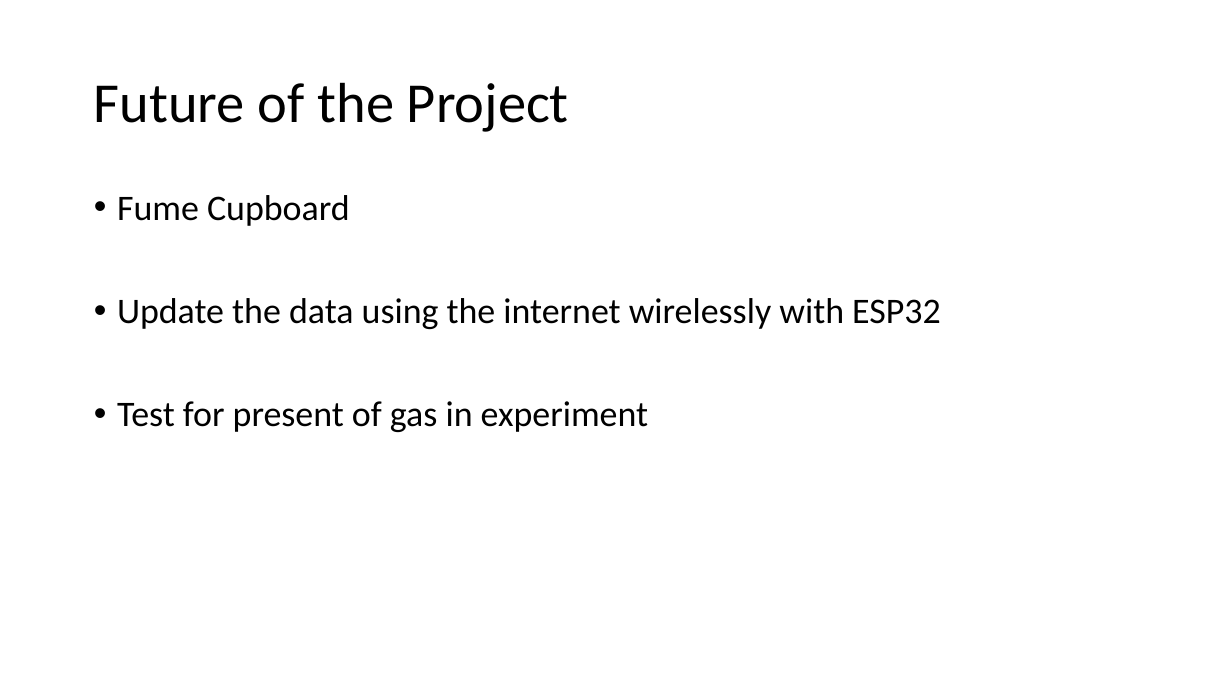
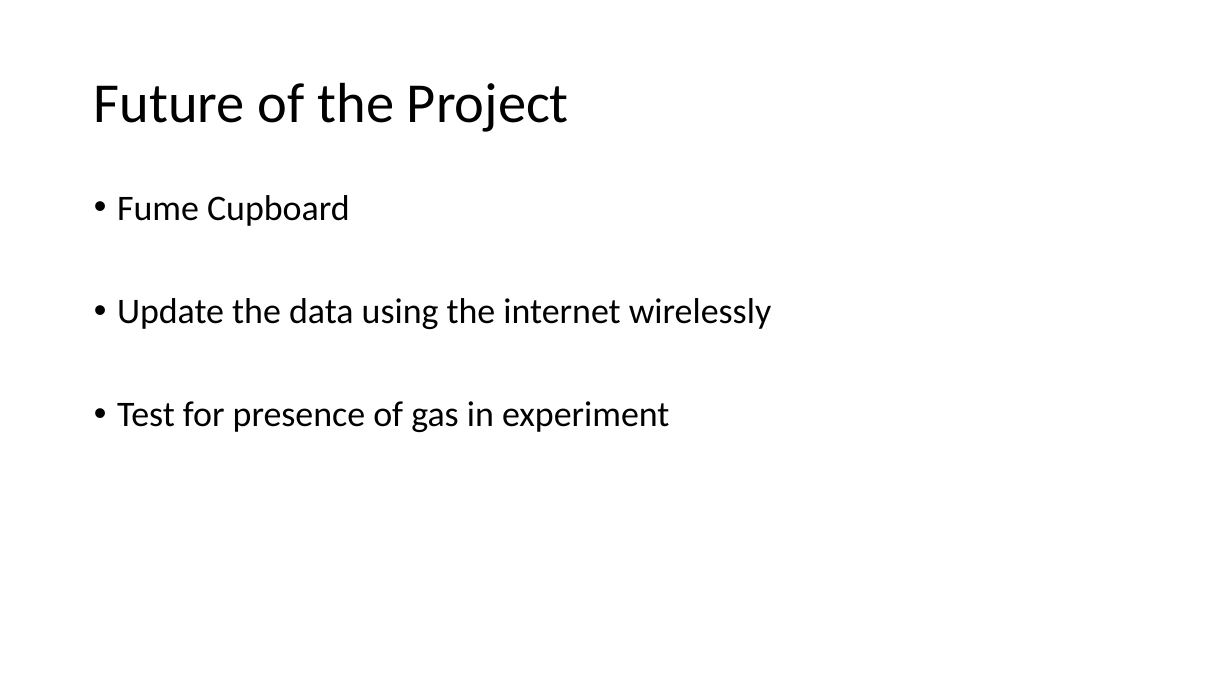
Before and after one commit to Danielc3388/AirMonitor, a slide deck: slide 8 of Presentation of proposal.pptx. Drawn at 1232x693 pixels with LibreOffice and Linux fonts; fonts in the diff are those of the drawing. Boxes give left, top, right and bottom in pixels: in the first picture for what was removed or moved away, otherwise in the second. Text is boxed around its words. In the diff, an @@ line names an element or a change of style, - is before the commit and + after.

Commit message:
slide

```diff
--- a/Presentation of proposal.pptx
+++ b/Presentation of proposal.pptx
@@ text at (117, 298, 771, 432): text changed @@
-• Update the data using the internet wirelessly with ESP32
-• Test for present of gas in experiment
+• Update the data using the internet wirelessly
+• Test for presence of gas in experiment
```
Also in this commit, not shown: 1 other slide changed, 1 slide added, 1 slide removed, 2 other files.
